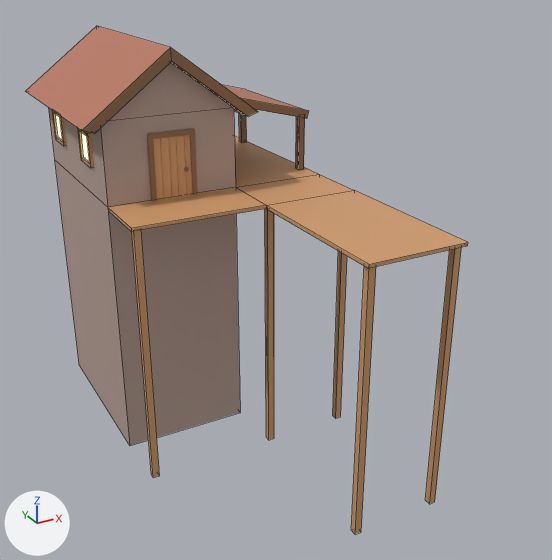
One commit to the FBX model Content/CityBuilder/Art/3D/Environment/Buildings/SM_Dock_01.fbx: the scene before it, then after it.
Rendered twice from a 50 mm camera at (-8.77, -22.33, 6.89) aimed at (1.64, -3.4, -2.58). Arrows for +X, +Y and +Z are at lower left; the lights stay in place. Mesh edges are drawn as thin lines on the coarser meshes.

The first picture shows 'DoorFlat_01.004', 'SM_Dock_01', 'WindowSmall_01.011', 'WindowSmall_01.012'.
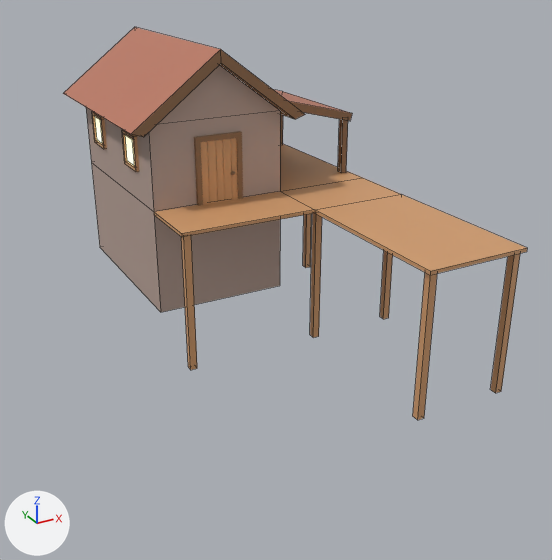
Where the change shows, as pixel boxes [x1, y1, x2, y2] in the pictures (552 x 560 px; the box of a moved part takes in the faces that stretch with it):
'SM_Dock_01', reshaped, rescaled (23% shorter): before [26, 26, 468, 534]; after [63, 27, 527, 420]
'WindowSmall_01.011', moved: before [78, 129, 94, 168]; after [122, 130, 139, 172]
'WindowSmall_01.012', moved: before [52, 110, 67, 146]; after [92, 111, 107, 149]
part 1 of me_cube_014, moved or reshaped: before [223, 85, 308, 119]; after [274, 90, 352, 121]
part 2 of me_cube_014, moved or reshaped: before [296, 117, 305, 170]; after [338, 119, 348, 173]
part 3 of me_cube_014, moved or reshaped: before [239, 113, 247, 143]; after [280, 114, 283, 145]
part 4 of me_cube_014, moved or reshaped: before [351, 266, 376, 534]; after [413, 273, 437, 420]
part 5 of me_cube_014, moved or reshaped: before [425, 247, 461, 504]; after [490, 253, 520, 393]
part 6 of me_cube_014, moved or reshaped: before [265, 209, 274, 440]; after [310, 213, 322, 338]
part 7 of me_cube_014, moved or reshaped: before [132, 230, 160, 478]; after [181, 236, 197, 370]
part 8 of me_cube_014, moved or reshaped: before [333, 251, 347, 418]; after [380, 251, 393, 319]
part 9 of me_cube_014, moved or reshaped (not visible before): after [303, 214, 311, 268]
part 10 of me_cube_014, moved or reshaped: before [26, 26, 468, 446]; after [63, 27, 527, 312]

The change in detail:
me_cube_014 is used by ob_sm_dock_01; location (0.0, 0.0, 0.0).
me_cube_014 had 116 vertices, 82 faces and spanned x -3.61..4.01, y -9.0..5.0, z -8.0..4.36.
me_cube_014 now has 116 vertices, 82 faces and spans x -1.31..2.51, y -3.33..1.33, z -4.0..4.36.
me_cube_014 part 1: the loose piece of 8 vertices spanning x 0.94..4.01, y -1.25..3.25, z 1.76..2.76 is scaled about its middle by (0.5, 0.333, 1), then moved by (-0.74, -1.0, 0.0).
me_cube_014 part 2: the loose piece of 8 vertices spanning x 3.7..3.9, y -1.2..-1.0, z 0.1..1.9 is scaled about its middle by (0.5, 0.333, 1), then moved by (-1.4, 0.4, 0.0).
me_cube_014 part 3: the loose piece of 8 vertices spanning x 3.7..3.9, y 3.0..3.2, z 0.1..1.9 is scaled about its middle by (0.5, 0.333, 1), then moved by (-1.4, -2.4, 0.0).
me_cube_014 part 4: the loose piece of 8 vertices spanning x 1.1..1.3, y -8.9..-8.7, z -8.0..0.0 is scaled about its middle by (0.5, 0.333, 0.5), then moved by (-0.1, 5.53, 2.0).
me_cube_014 part 5: the loose piece of 8 vertices spanning x 3.7..3.9, y -8.9..-8.7, z -8.0..0.0 is scaled about its middle by (0.5, 0.333, 0.5), then moved by (-1.4, 5.53, 2.0).
me_cube_014 part 6: the loose piece of 8 vertices spanning x 1.1..1.3, y -3.9..-3.7, z -8.0..0.0 is scaled about its middle by (0.5, 0.333, 0.5), then moved by (-0.1, 2.2, 2.0).
me_cube_014 part 7: the loose piece of 8 vertices spanning x -2.9..-2.7, y -3.9..-3.7, z -8.0..0.0 is scaled about its middle by (0.5, 0.333, 0.5), then moved by (1.9, 2.2, 2.0).
me_cube_014 part 8: the loose piece of 8 vertices spanning x 3.7..3.9, y -3.9..-3.7, z -8.0..0.0 is scaled about its middle by (0.5, 0.333, 0.5), then moved by (-1.4, 2.2, 2.0).
me_cube_014 part 9: the loose piece of 8 vertices spanning x 3.7..3.9, y 0.9..1.1, z -8.0..0.0 is scaled about its middle by (0.5, 0.333, 0.5), then moved by (-1.4, -1.0, 2.0).
me_cube_014 part 10: 44 of 116 vertices moved; they spanned x -3.61..4.0, y -9.0..5.0, z -8.0..4.36 and now span x -1.31..2.5, y -3.33..1.33, z -3.0..4.36; mean shift (0.45, 0.0, 0.45); largest move (-3.0, 4.0, -8.0) -> (-1.0, 1.0, -3.0).
Object 'WindowSmall_01.012' (ob_windowsmall_01_012) moves from (-3.0, 2.5, 1.5) to (-2.0, 1.5, 1.5).
Object 'WindowSmall_01.011' (ob_windowsmall_01_011) moves from (-3.0, -0.5, 1.5) to (-2.0, -1.5, 1.5).
Object 'SM_Dock_01' (ob_sm_dock_01) is rescaled from (1.0, 1.0, 1.0) to (2.0, 3.0, 1.0).
